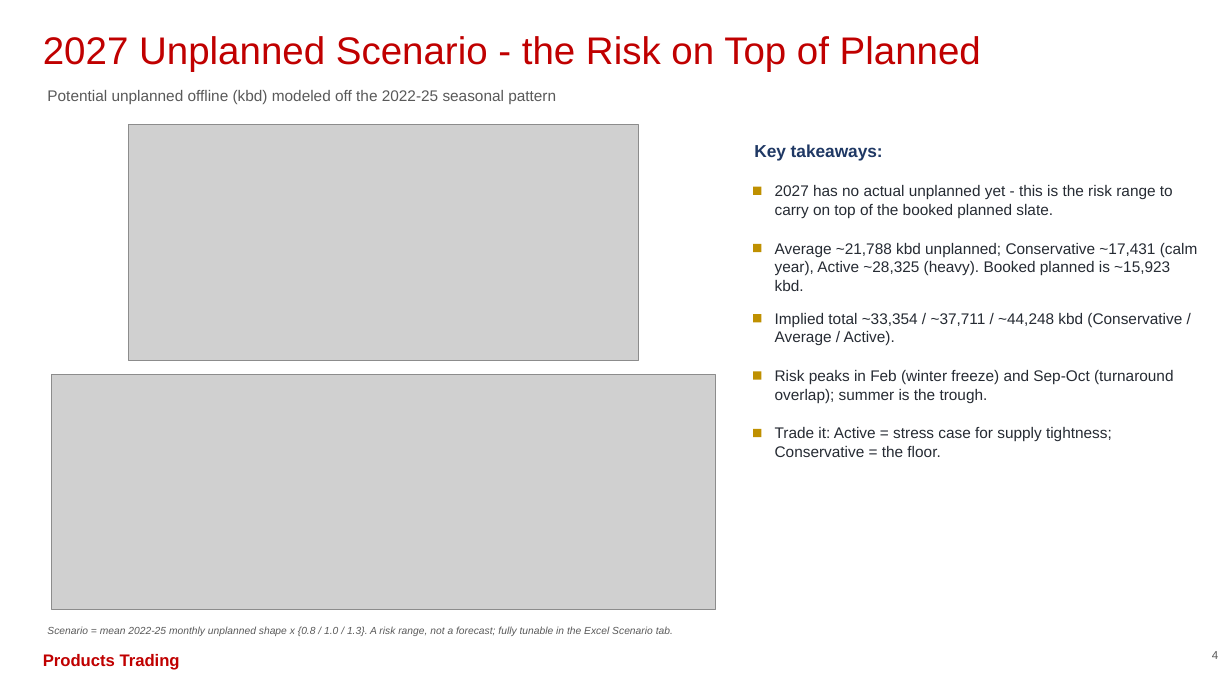
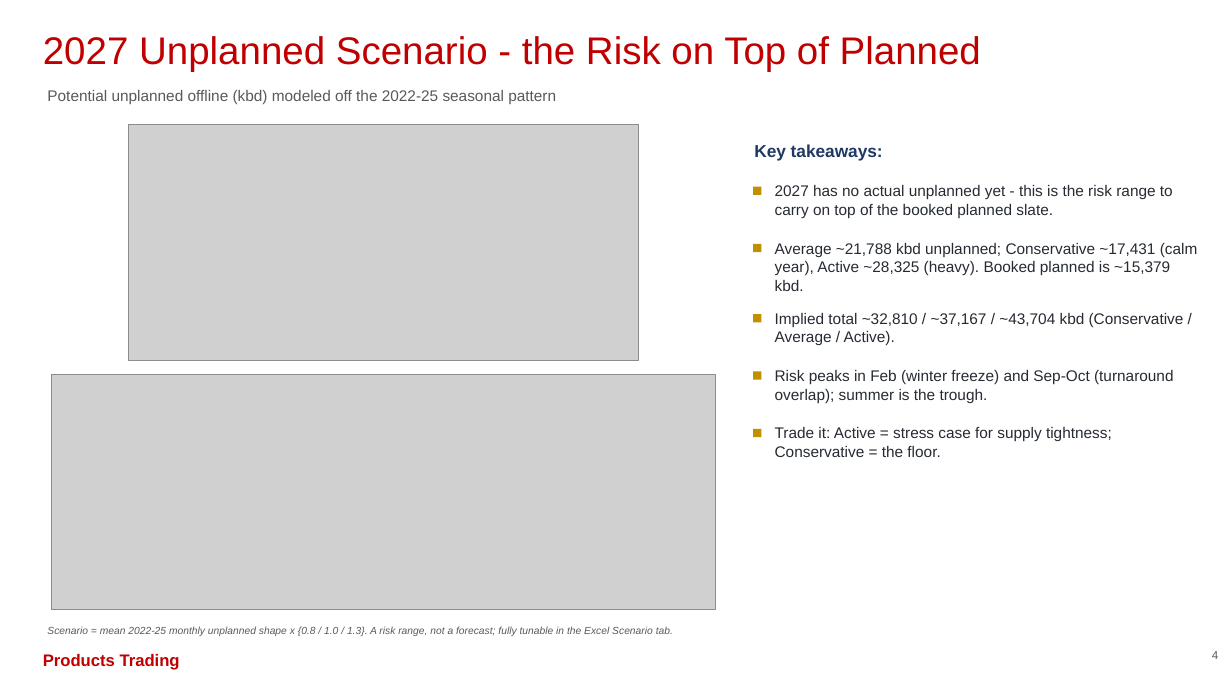
Before and after one commit to HoldenCole/Outages-script, a slide deck: slide 5 of output/outage_deck.pptx. Drawn at 1232x693 pixels with LibreOffice and Linux fonts; fonts in the diff are those of the drawing; grey boxes stand for pictures. Boxes give left, top, right and bottom in pixels: in the first picture for what was removed or moved away, otherwise in the second. Text is boxed around its words. In the diff, an @@ line names an element or a change of style, - is before the commit and + after.

```diff
--- a/output/outage_deck.pptx
+++ b/output/outage_deck.pptx
@@ text at bbox=[775, 243, 1198, 291]: text changed @@
-Average ~21,788 kbd unplanned; Conservative ~17,431 (calm year), Active ~28,325 (heavy). Booked planned is ~15,923 kbd.
+Average ~21,788 kbd unplanned; Conservative ~17,431 (calm year), Active ~28,325 (heavy). Booked planned is ~15,379 kbd.
@@ text at bbox=[775, 313, 1184, 345]: text changed @@
-Implied total ~33,354 / ~37,711 / ~44,248 kbd (Conservative / Average / Active).
+Implied total ~32,810 / ~37,167 / ~43,704 kbd (Conservative / Average / Active).
```
Also in this commit, not shown: 1 other slide changed, 4 other files.
